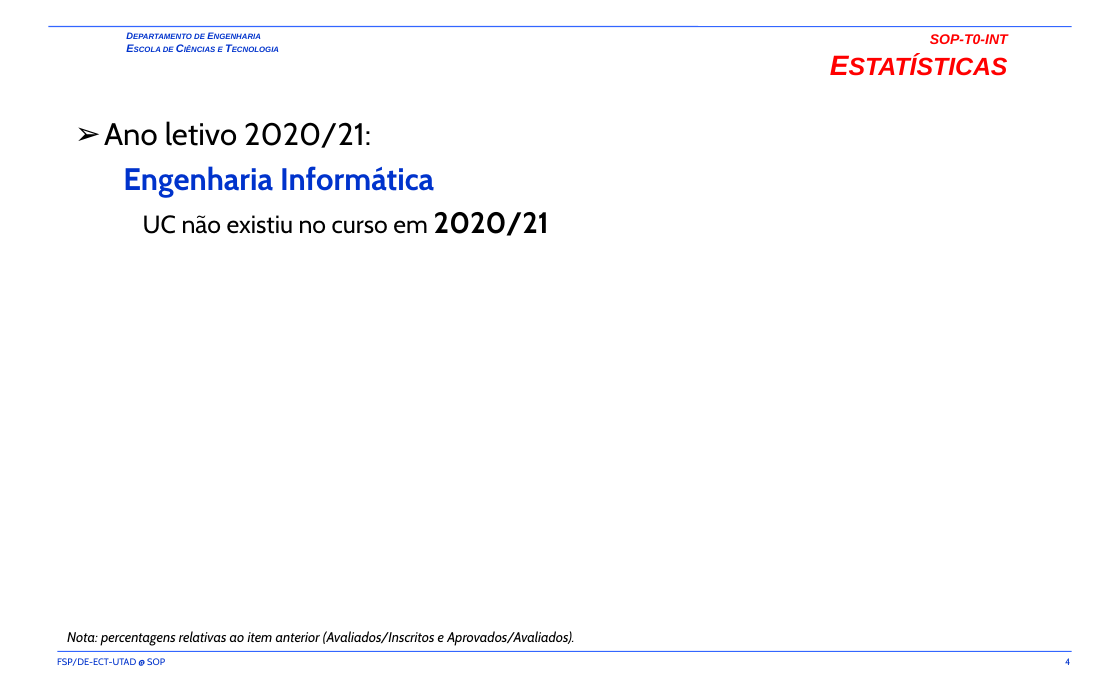
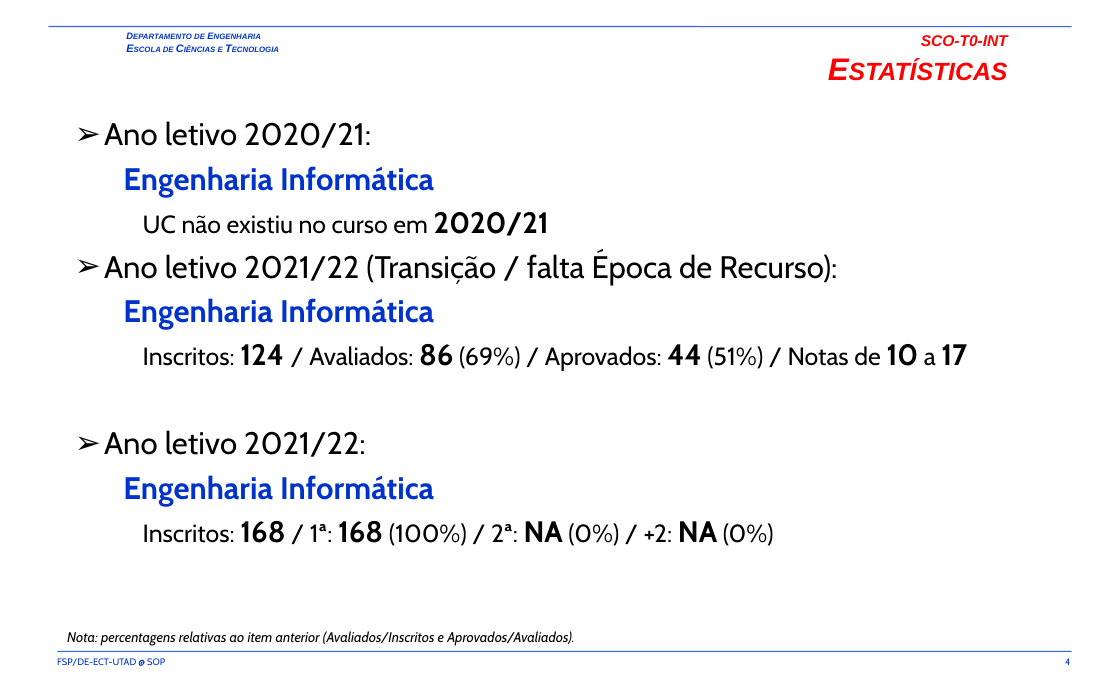
Before and after one commit to fsp864/UTAD-SCO, a slide deck: slide 4 of aulas/t/SCO-T0-INT.pptx. Drawn at 1120x700 pixels with LibreOffice and Linux fonts; fonts in the diff are those of the drawing; background and template pictures are left out. Boxes give left, top, right and bottom in pixels: in the first picture for what was removed or moved away, otherwise in the second. Text is boxed around its words. In the diff, an @@ line names an element or a change of style, - is before the commit and + after.

```diff
--- a/aulas/t/SCO-T0-INT.pptx
+++ b/aulas/t/SCO-T0-INT.pptx
@@ title at (x1=921, y1=35, x2=1008, y2=46): text changed; size 16 to 20 pt @@
-SOP-T0-INT
-ESTATÍSTICAS
+SCO-T0-INT
+Estatísticas
@@ text at (x1=104, y1=251, x2=967, y2=546): paragraphs added @@
+➢ Ano letivo 2021/22 (Transição / falta Época de Recurso):
+  Engenharia Informática
+    Inscritos: 124 / Avaliados: 86 (69%) / Aprovados: 44 (51%) / Notas de 10 a 17
+➢ Ano letivo 2021/22:
+  Engenharia Informática
+    Inscritos: 168 / 1ª: 168 (100%) / 2ª: NA (0%) / +2: NA (0%)
```
Also in this commit, not shown: 11 other slides changed, 1 slide added, 3 slides removed, 1 other file.
